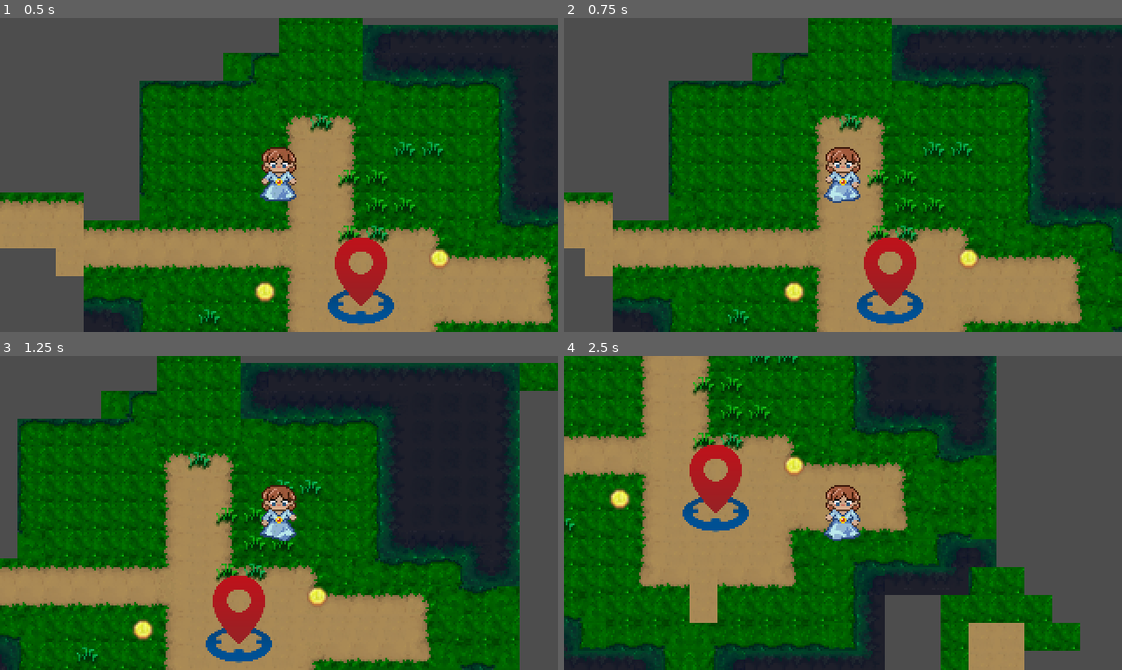
Above: before the commit, frames 1-4 (two rows, left to right).
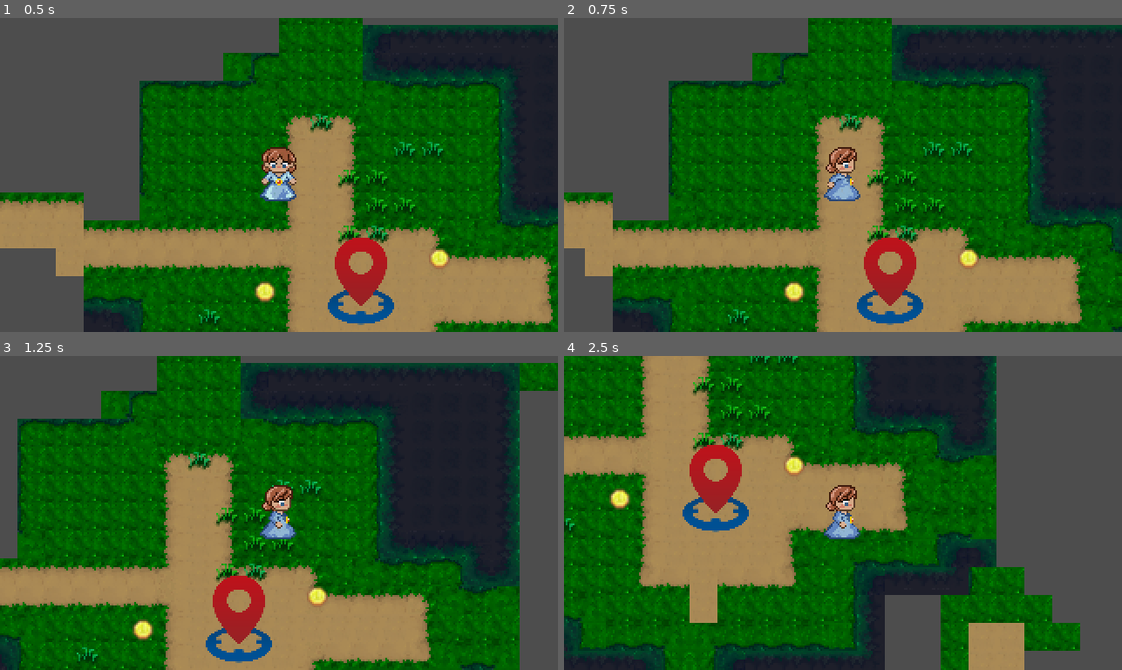
Above: after the commit, the same moments.

Repository: maxthi/GameJam24
Game: Godot game, scene res://levels/test/max_testscene.tscn
Same seed, same stepped clock (60 frames per second), same inputs: the game is played once before the commit and once after it.
Inputs:
- Up to frame 1 (0.5 s): no input
- Up to frame 2 (0.75 s): tap Enter at 0.5 s; hold D (move_right) from 0.53 s (still down)
- Up to frame 3 (1.25 s): keep holding D (move_right)
- Up to frame 4 (2.5 s): release D (move_right) at 1.28 s; hold S (move_down) 1.28-2.03 s; hold D (move_right) from 2.03 s (still down)

Frame 1 is identical in both runs. In frame 2, 0.7% of the frame differs, in the area x 46-54%, y 41-59%; in frame 3, 0.7%; in frame 4, 0.7%.
Error in both runs: Invalid access to property or key 'on_collectible_pickup' on a base object of type 'Nil'. (res://objects/player/player_script.gd:15)

Commit message:
add left/right idle and walk frames (katarzy)

Diff:
--- a/graphics/character/character.tres
+++ b/graphics/character/character.tres
@@ -1,11 +1,17 @@
-[gd_resource type="SpriteFrames" load_steps=7 format=3 uid="uid://cht262gcbhoht"]
+[gd_resource type="SpriteFrames" load_steps=13 format=3 uid="uid://cht262gcbhoht"]
 
 [ext_resource type="Texture2D" uid="uid://dy11diqooqrmd" path="res://graphics/raw/character/Back_default.png" id="1_3cqh3"]
 [ext_resource type="Texture2D" uid="uid://cfoh1esrfjt33" path="res://graphics/raw/character/Front_default.PNG" id="2_fntdh"]
 [ext_resource type="Texture2D" uid="uid://c5qq6r6qlyj5h" path="res://graphics/raw/character/Front_walk_0.PNG" id="3_drnca"]
+[ext_resource type="Texture2D" uid="uid://ccwhkd17itgwr" path="res://graphics/raw/character/Left_default.png" id="3_guudn"]
+[ext_resource type="Texture2D" uid="uid://c3cw56giiq0j6" path="res://graphics/raw/character/Right_default.png" id="4_0ro21"]
 [ext_resource type="Texture2D" uid="uid://cc1mg71r6aotm" path="res://graphics/raw/character/Front_walk_1.PNG" id="4_sw8gx"]
 [ext_resource type="Texture2D" uid="uid://b8ut5po4dhkww" path="res://graphics/raw/character/Back_walk_1.png" id="5_0xgox"]
 [ext_resource type="Texture2D" uid="uid://ccjhncpaxbkff" path="res://graphics/raw/character/Back_walk_0.png" id="6_6sq8i"]
+[ext_resource type="Texture2D" uid="uid://b35t4bkpfr06t" path="res://graphics/raw/character/Left_walk_0.png" id="7_o3qiy"]
+[ext_resource type="Texture2D" uid="uid://ctl1c7gs2y4sk" path="res://graphics/raw/character/Left_walk_1.png" id="8_4gntx"]
+[ext_resource type="Texture2D" uid="uid://cecf8adwe0x1y" path="res://graphics/raw/character/Right_walk_0.png" id="9_gutfb"]
+[ext_resource type="Texture2D" uid="uid://bu7tytk7mivwn" path="res://graphics/raw/character/Right_walk_1.png" id="10_84asg"]
 
 [resource]
 animations = [{
@@ -27,6 +33,22 @@
 }, {
 "frames": [{
 "duration": 1.0,
+"texture": ExtResource("3_guudn")
+}],
+"loop": true,
+"name": &"idle_left",
+"speed": 3.0
+}, {
+"frames": [{
+"duration": 1.0,
+"texture": ExtResource("4_0ro21")
+}],
+"loop": true,
+"name": &"idle_right",
+"speed": 3.0
+}, {
+"frames": [{
+"duration": 1.0,
 "texture": ExtResource("3_drnca")
 }, {
 "duration": 1.0,
@@ -34,6 +56,28 @@
 }],
 "loop": true,
 "name": &"walk_down",
+"speed": 3.0
+}, {
+"frames": [{
+"duration": 1.0,
+"texture": ExtResource("7_o3qiy")
+}, {
+"duration": 1.0,
+"texture": ExtResource("8_4gntx")
+}],
+"loop": true,
+"name": &"walk_left",
+"speed": 3.0
+}, {
+"frames": [{
+"duration": 1.0,
+"texture": ExtResource("9_gutfb")
+}, {
+"duration": 1.0,
+"texture": ExtResource("10_84asg")
+}],
+"loop": true,
+"name": &"walk_right",
 "speed": 3.0
 }, {
 "frames": [{
--- a/objects/player/player_script.gd
+++ b/objects/player/player_script.gd
@@ -34,29 +34,29 @@
 
 	# Update walking sprite
 	var spriteName = ""
-	#if moveDirection.length_squared() > 0:
-		#if abs(moveDirection.y) >= abs(moveDirection.x):
-			#if moveDirection.y > 0:
-				#spriteName = "walk_down"
-			#elif moveDirection.y <= 0:
-				#spriteName = "walk_up"
-		#else:
-			#if moveDirection.x > 0:
-				#spriteName = "walk_right"
-			#elif moveDirection.x <= 0:
-				#spriteName = "walk_left"
-	#else:
-		#spriteName = "idle_front"
 	if moveDirection.length_squared() > 0:
-		if moveDirection.y < 0:
-			spriteName = "walk_up"
+		if abs(moveDirection.y) >= abs(moveDirection.x):
+			if moveDirection.y > 0:
+				spriteName = "walk_down"
+			elif moveDirection.y <= 0:
+				spriteName = "walk_up"
 		else:
-			spriteName = "walk_down"
+			if moveDirection.x > 0:
+				spriteName = "walk_right"
+			elif moveDirection.x <= 0:
+				spriteName = "walk_left"
 	elif _lastMoveVec.length_squared() > 0:
-		if _lastMoveVec.y < 0:
-			spriteName = "idle_back"
+		if abs(_lastMoveVec.y) >= abs(_lastMoveVec.x):
+			if _lastMoveVec.y > 0:
+				spriteName = "idle_front"
+			elif _lastMoveVec.y <= 0:
+				spriteName = "idle_back"
 		else:
-			spriteName = "idle_front"
+			if _lastMoveVec.x > 0:
+				spriteName = "idle_right"
+			elif _lastMoveVec.x <= 0:
+				spriteName = "idle_left"
+
 	if spriteName.length() > 0:
 		_animated_sprite.play(spriteName)
 	if !_animated_sprite.is_playing():
Binary file added: graphics/raw/character/Left_default.png
Not shown, added: graphics/raw/character/Left_default.png.import
Binary file added: graphics/raw/character/Left_walk_0.png
Not shown, added: graphics/raw/character/Left_walk_0.png.import
Binary file added: graphics/raw/character/Left_walk_1.png
Not shown, added: graphics/raw/character/Left_walk_1.png.import
Binary file added: graphics/raw/character/Right_default.png
Not shown, added: graphics/raw/character/Right_default.png.import
Binary file added: graphics/raw/character/Right_walk_0.png
Not shown, added: graphics/raw/character/Right_walk_0.png.import
Binary file added: graphics/raw/character/Right_walk_1.png
Not shown, added: graphics/raw/character/Right_walk_1.png.import
